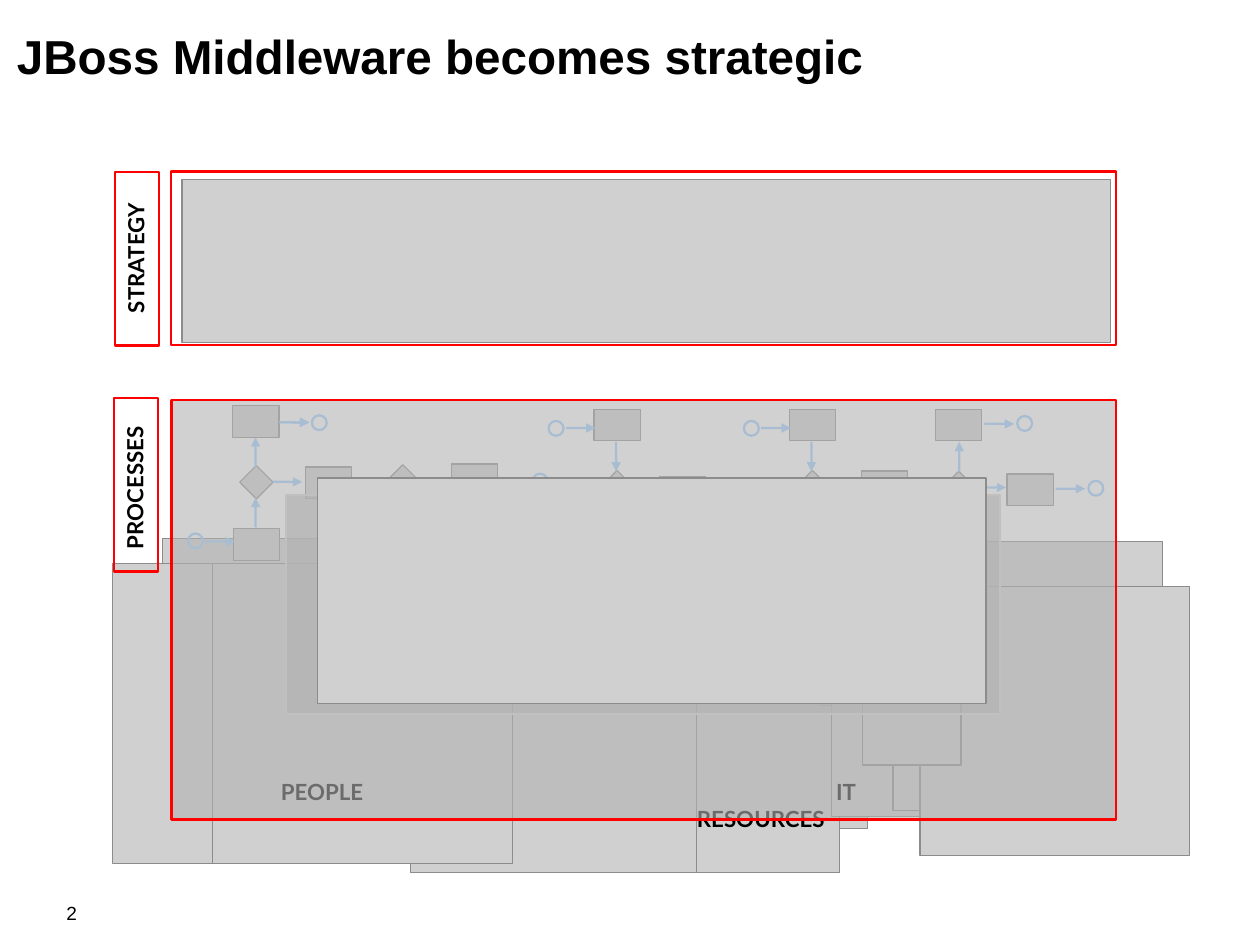
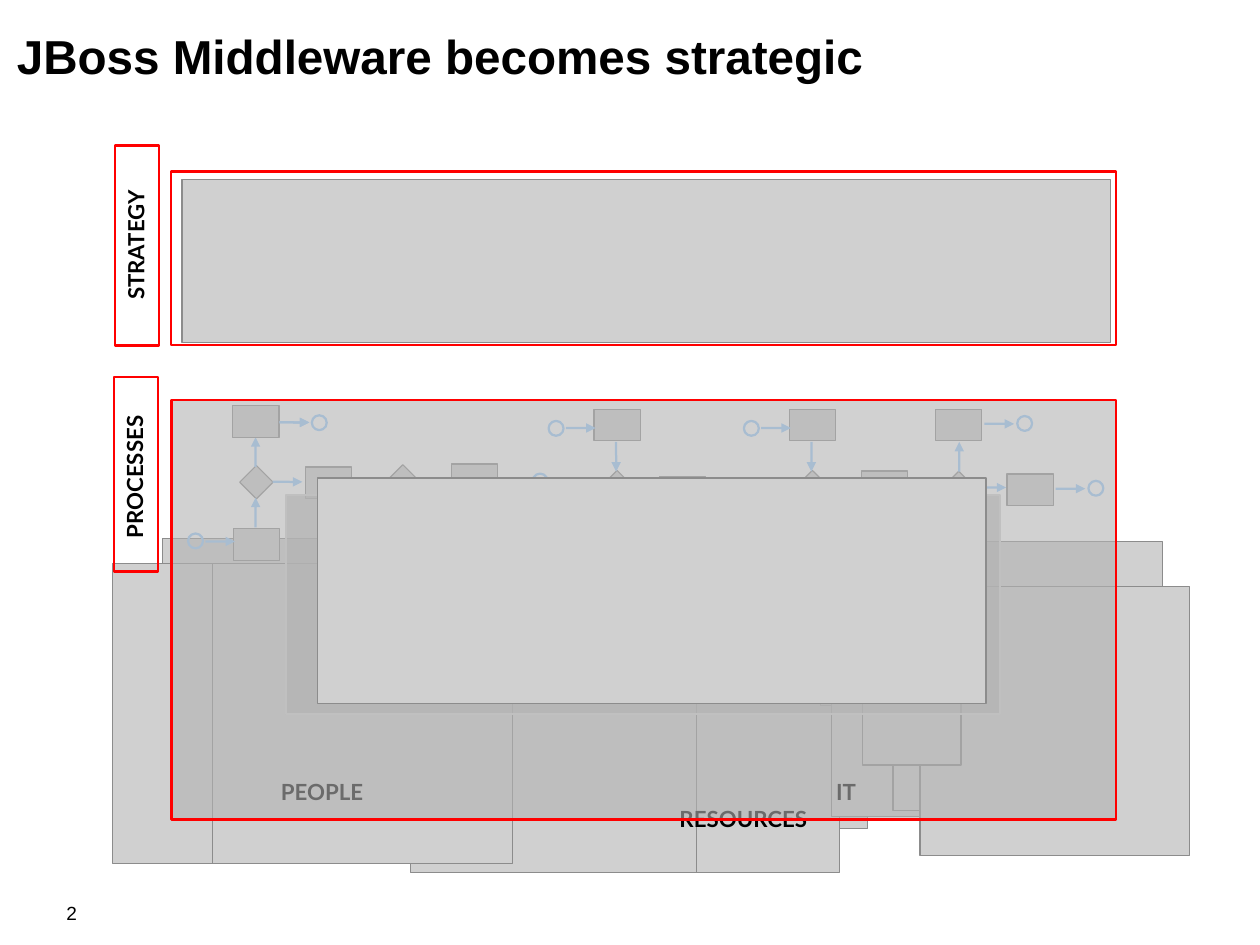
Before and after one commit to jbossdemocentral/bpms-fsw-integration-demo, a slide deck: slide 2 of docs/Demo Overview.odp. Drawn at 1260x945 pixels with LibreOffice and Linux fonts; fonts in the diff are those of the drawing; grey boxes stand for pictures; background and template pictures are left out. Boxes give left, top, right and bottom in pixels: in the first picture for what was removed or moved away, otherwise in the second. Text is boxed around its words. In the diff, an @@ line names an element or a change of style, - is before the commit and + after.

```diff
--- a/docs/Demo Overview.odp
+++ b/docs/Demo Overview.odp
@@ rectangle "STRATEGY": place and size @@
-rectangle "STRATEGY" at bbox=[115, 172, 159, 345]
+rectangle "STRATEGY" at bbox=[116, 146, 160, 346]
@@ rectangle "PROCESSES": place and size @@
-rectangle "PROCESSES" at bbox=[114, 398, 158, 572]
+rectangle "PROCESSES" at bbox=[114, 377, 158, 572]
@@ text "PEOPLE IT RESOURCES" rewrapped from bbox=[281, 784, 856, 827] to bbox=[281, 784, 856, 832] @@
```
Also in this commit, not shown: 2 other slides changed, 9 slides added, 1 other file.
